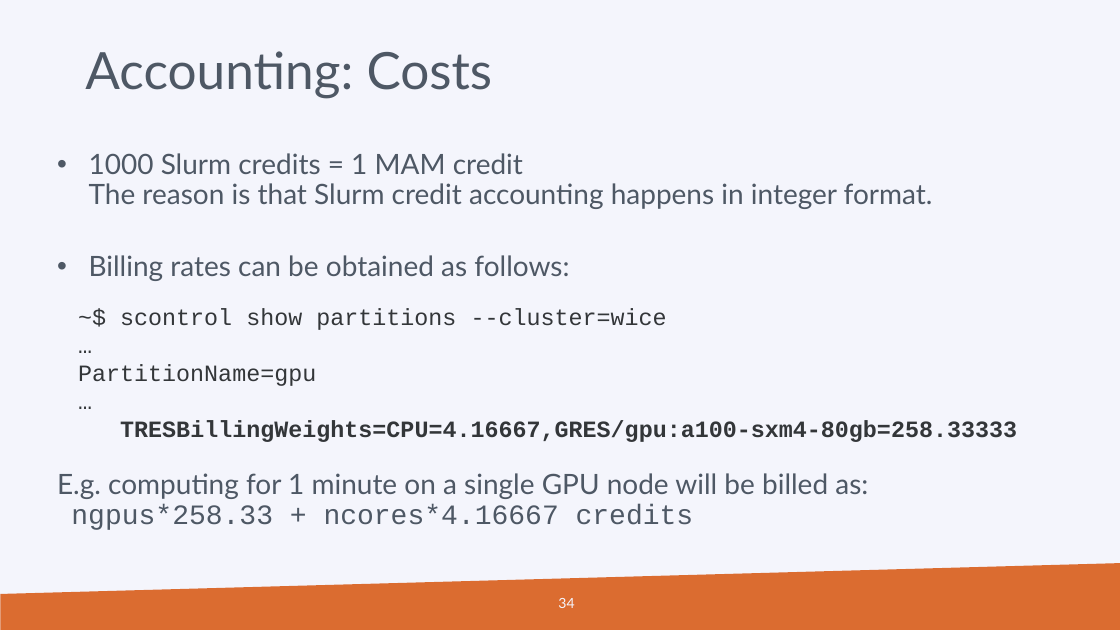
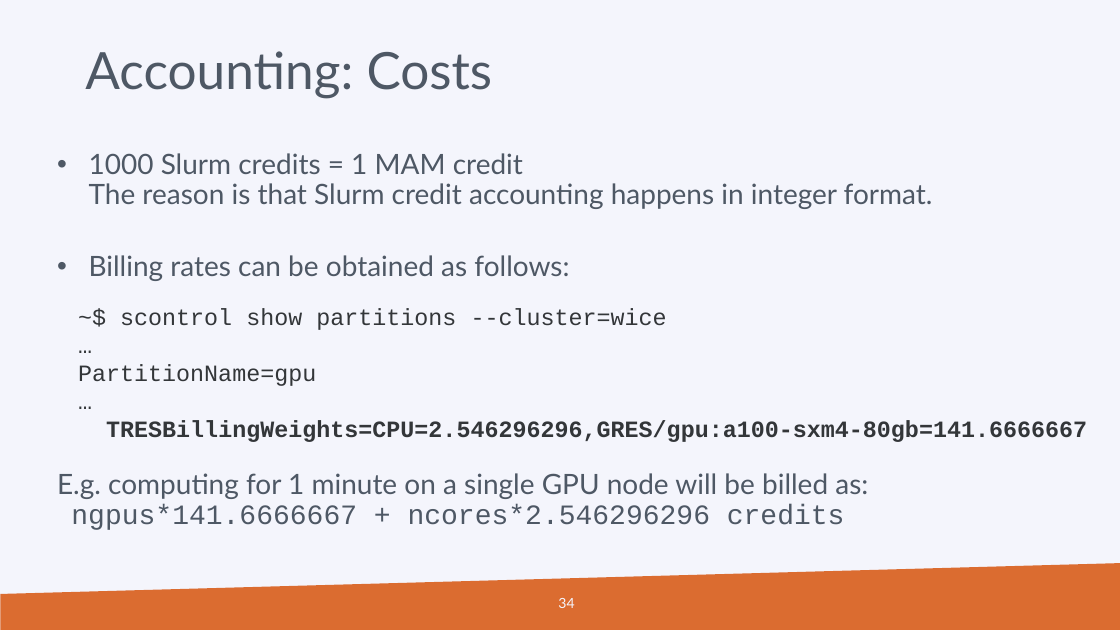
Before and after one commit to hpcleuven/Slurm-lunchbox, a slide deck: slide 34 of Slurm_Lunchbox.pptx. Drawn at 1120x630 pixels with LibreOffice and Linux fonts; fonts in the diff are those of the drawing; background and template pictures are left out. Boxes give left, top, right and bottom in pixels: in the first picture for what was removed or moved away, otherwise in the second. Text is boxed around its words. In the diff, an @@ line names an element or a change of style, - is before the commit and + after.

```diff
--- a/Slurm_Lunchbox.pptx
+++ b/Slurm_Lunchbox.pptx
@@ text at box(78, 308, 1087, 442): text changed @@
-~$ scontrol show partitions --cluster=wice
-…
-PartitionName=gpu
-…
-TRESBillingWeights=CPU=4.16667,GRES/gpu:a100-sxm4-80gb=258.33333
+~$ scontrol show partitions --cluster=wice
+…
+PartitionName=gpu
+…
+TRESBillingWeights=CPU=2.546296296,GRES/gpu:a100-sxm4-80gb=141.6666667
@@ text at box(57, 473, 868, 530): text changed @@
-  E.g. computing for 1 minute on a single GPU node will be billed as:
-  ngpus*258.33 + ncores*4.16667 credits
+  E.g. computing for 1 minute on a single GPU node will be billed as:
+  ngpus*141.6666667 + ncores*2.546296296 credits
```
